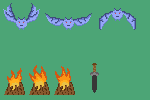
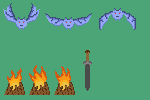
Layer changes from the first 150 x 100 image to the second:
renamed "Dague" to "Arme", painted on it over bbox(83, 50, 99, 93)
